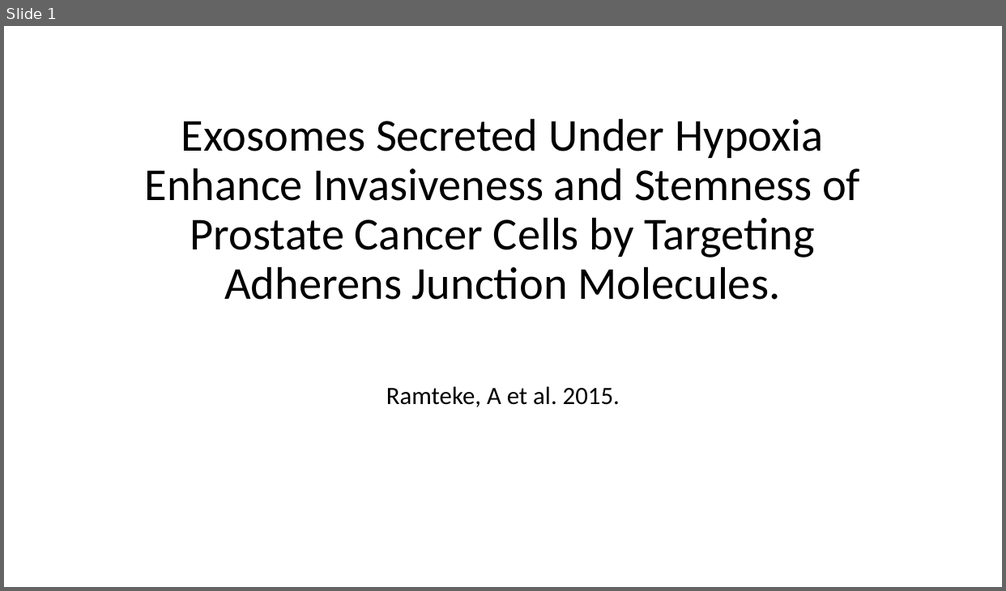
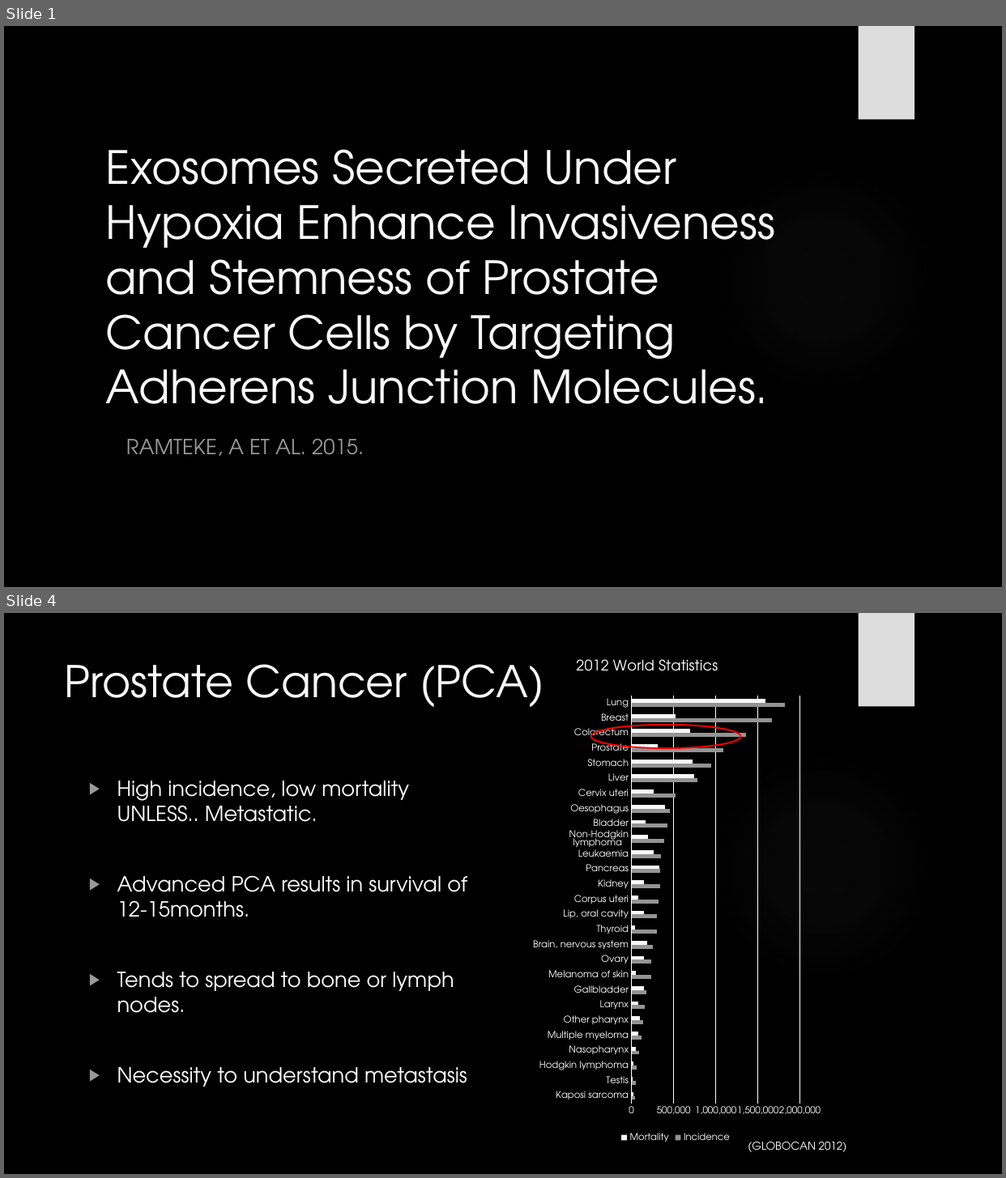
Before and after one commit to HarleyRobinson/Honours2, a slide deck: BackgroundInfo/JCslides.pptx. Shown one above the other, each under a label of ours: slide 1 before the commit, slides 1 and 4 after it; the slides between them are not shown. The pictures are 1006x591 and 1006x1178 pixels, drawn with LibreOffice and Linux fonts; fonts in the diff are those of the drawing; background and template pictures are left out. Boxes give left, top, right and bottom in pixels: in the first picture for what was removed or moved away, otherwise in the second. Text is boxed around its words. In the diff, an @@ line names an element or a change of style, - is before the commit and + after.

```diff
--- a/BackgroundInfo/JCslides.pptx
+++ b/BackgroundInfo/JCslides.pptx
@@ slide 4 added at box(4, 613, 1002, 1174), background picture (left out); not listed: 2 template elements that a slide beside it also shows @@
@@ bar chart added at box(524, 650, 827, 1146) @@
+title "2012 World Statistics "
+categories:  Kaposi sarcoma,  Testis,  Hodgkin lymphoma,  Nasopharynx,  Multiple myeloma,  Other pharynx,  Larynx,  Gallbladder,  Melanoma of skin,  Ovary,  Brain, nervous system,  Thyroid,  Lip, oral cavity,  Corpus uteri,  Kidney,  Pancreas,  Leukaemia,  Non-Hodgkin lymphoma,  Bladder,  Oesophagus,  Cervix uteri,  Liver,  Stomach,  Prostate,  Colorectum,  Breast,  Lung
+Incidence: 40000, 60000, 70000, 90000, 110000, 140000, 160000, 180000, 230000, 240000, 260000, 300000, 300000, 320000, 340000, 340000, 350000, 390000, 430000, 460000, 530000, 780000, 950000, 1090000, 1360000, 1670000, 1820000
+Mortality: 30000, 10000, 30000, 50000, 80000, 100000, 80000, 140000, 60000, 150000, 190000, 40000, 150000, 80000, 140000, 330000, 270000, 200000, 170000, 400000, 270000, 750000, 720000, 310000, 690000, 520000, 1590000
@@ title added at box(65, 664, 544, 707), 42 pt, text #F8F8F8 @@
+Prostate Cancer (PCA)
@@ ellipse added at box(591, 725, 740, 748), outline #FF0000 1.5 pt @@
@@ text added at box(117, 781, 467, 1087), 20 pt, text #FFFFFF @@
+▶ High incidence, low mortality UNLESS.. Metastatic.
+▶ Advanced PCA results in survival of 12-15months.
+▶ Tends to spread to bone or lymph nodes.
+▶ Necessity to understand metastasis
@@ text added at box(748, 1142, 847, 1152), 10.5 pt, text #FFFFFF @@
+(GLOBOCAN 2012)
@@ slide 1 changed as well @@
@@ background #FFFFFF to picture (left out) @@
@@ rectangle added at box(859, 26, 914, 120), fill #DDDDDD @@
@@ title "Exosomes Secreted Under Hypoxia Enhance ...": place and size @@
-title "Exosomes Secreted Under Hypoxia Enhance ..." at box(145, 118, 860, 300)
+title "Exosomes Secreted Under Hypoxia Enhance ..." at box(106, 149, 775, 404)
@@ title "Exosomes Secreted Under Hypoxia Enhance ..." at box(106, 149, 775, 404): font Calibri to TeX Gyre Adventor, text colour #000000 to #F8F8F8; alignment centre to left; line spacing 0.9 to 1 @@
@@ ellipse added at box(709, 163, 939, 394), fill gradient #666666 @@
@@ subtitle at box(126, 439, 364, 456): text changed; size 24 to 20 pt; font Calibri to TeX Gyre Adventor; text colour #000000 to #999999 @@
-Ramteke, A et al. 2015.
+RAMTEKE, A ET AL. 2015.
```
Also in this commit, not shown: 10 other slides changed, 2 other slides added, 3 slides removed, 5 other files.
